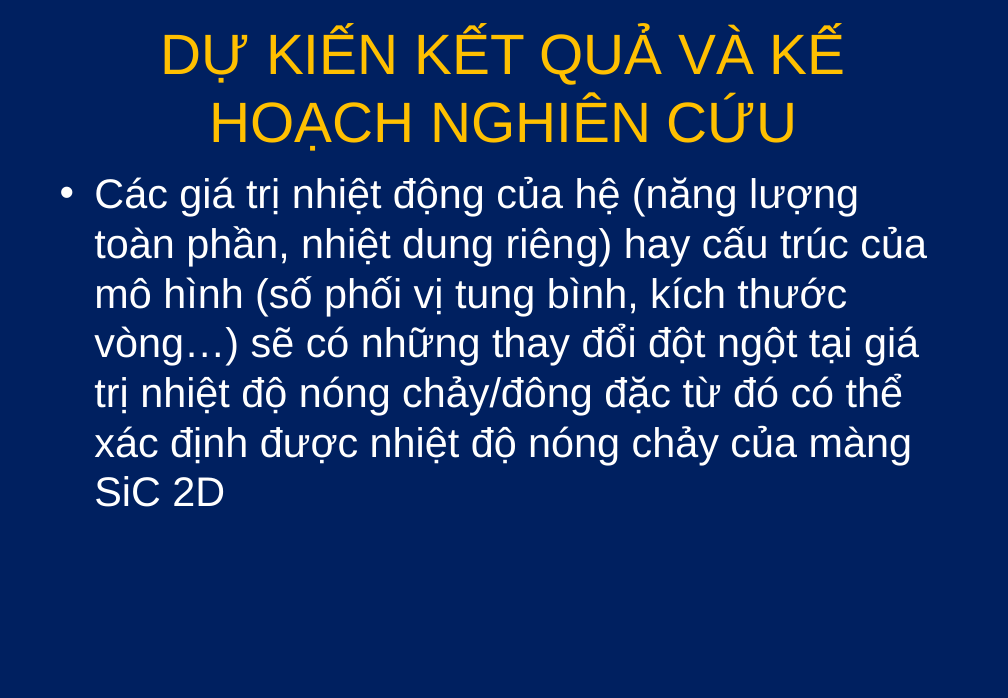
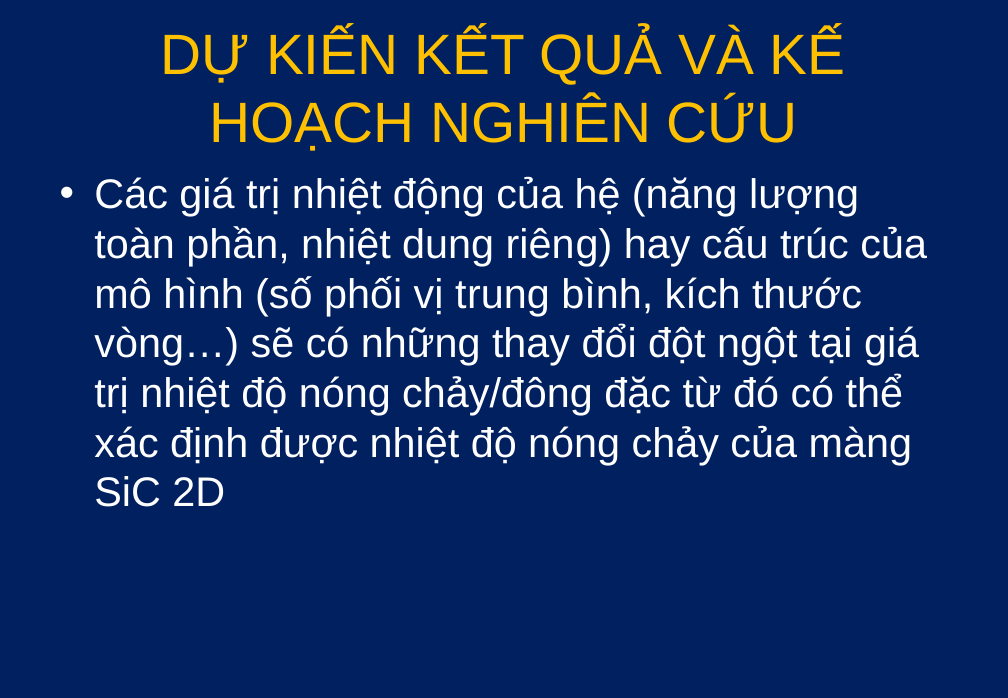
Before and after one commit to sanglh/LVTN, a slide deck: slide 15 of Document/De cuong luan van/Đề cương.ppt (slide 14 before the commit). Drawn at 1008x698 pixels with LibreOffice and Linux fonts; fonts in the diff are those of the drawing. Boxes give left, top, right and bottom in pixels: in the first picture for what was removed or moved away, otherwise in the second. Text is boxed around its words. In the diff, an @@ line names an element or a change of style, - is before the commit and + after.

```diff
--- a/Document/De cuong luan van/Đề cương.ppt
+++ b/Document/De cuong luan van/Đề cương.ppt
@@ text at box(94, 176, 927, 507): text changed @@
-• Các giá trị nhiệt động của hệ (năng lượng toàn phần, nhiệt dung riêng) hay cấu trúc của mô hình (số phối vị tung bình, kích thước vòng…) sẽ có những thay đổi đột ngột tại giá trị nhiệt độ nóng chảy/đông đặc từ đó có thể xác định được nhiệt độ nóng chảy của màng SiC 2D
+• Các giá trị nhiệt động của hệ (năng lượng toàn phần, nhiệt dung riêng) hay cấu trúc của mô hình (số phối vị trung bình, kích thước vòng…) sẽ có những thay đổi đột ngột tại giá trị nhiệt độ nóng chảy/đông đặc từ đó có thể xác định được nhiệt độ nóng chảy của màng SiC 2D
```
Also in this commit, not shown: 4 other slides changed, 1 slide added, 8 other files.
